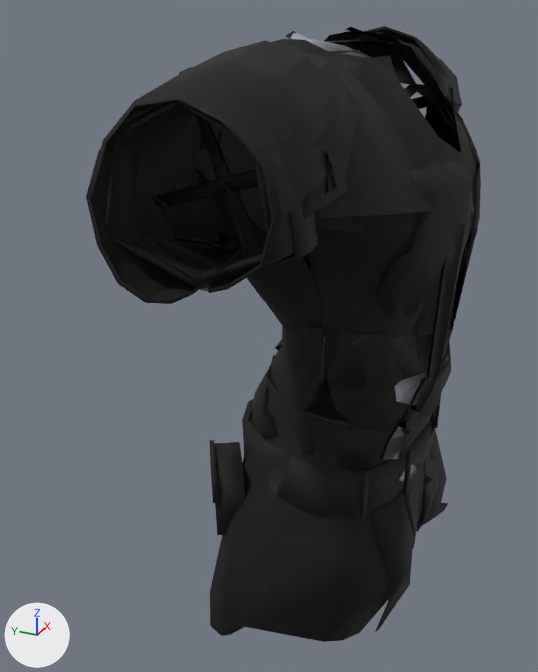
Two versions of the glTF model assets/modeles/armures/porte/armure_cuir.glb, one commit apart.
Both versions are drawn from a camera (50 mm lens) standing at (-1.068, -0.311, 1.63) and looking at (-0.051, 0.146, 1.122). Every picture has the same lights, and +X, +Y and +Z are marked at lower left. The older version comes first. Vertices at exactly the same position are counted once.

Objects in the first picture: 'armure_cuir'.
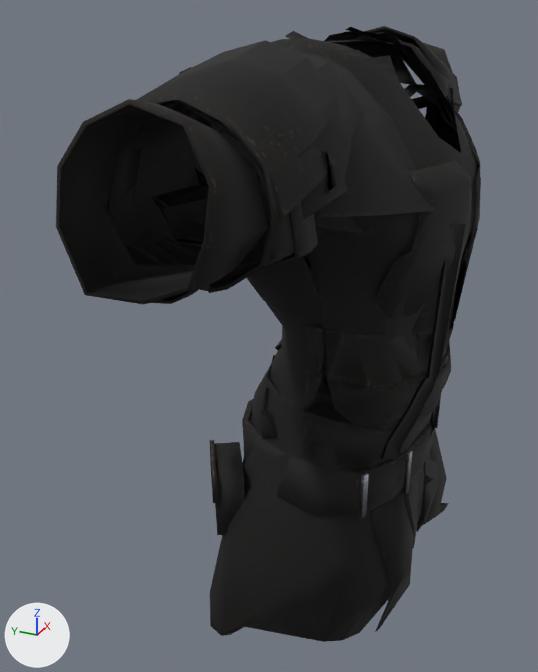
Scene script edits in JSON lines:
```json
{"block": "me_armure_cuir", "where": "# used by ob_armure_cuir; location = (0.0, 0.0, 0.0)"}
{"block": "me_armure_cuir", "where": "# verts and faces of me_armure_cuir; kept vertices keep their numbers, new ones are numbered from 2536"}
{"block": "me_armure_cuir", "where": "# before: 2097 (-0.12, -0.11, 1.083) at pixel (409, 408), 2098 (-0.094, -0.121, 1.064) at pixel (420, 413), 2101 (-0.131, -0.099, 1.056) at pixel (398, 426), 2102 (-0.107, -0.111, 1.036) at pixel (410, 431)"}
{"op": "remove", "block": "me_armure_cuir", "code": "me_armure_cuir.from_pydata(...)  # 2536 vertices, 3834 faces; spans x -0.445..0.443, y -0.154..0.217, z 0.651..1.589"}
{"op": "add", "block": "me_armure_cuir", "code": "me_armure_cuir.from_pydata(...)  # 2636 vertices, 3994 faces; spans x -0.507..0.507, y -0.154..0.217, z 0.651..1.589"}
{"block": "me_armure_cuir", "change": "me_armure_cuir part 1: a new loose piece of 50 vertices spanning x 0.422..0.507, y -0.022..0.176, z 1.355..1.549, in mat_cuir (picture img_armure_cuir)"}
{"block": "me_armure_cuir", "change": "me_armure_cuir part 2: a new loose piece of 50 vertices spanning x -0.507..-0.422, y -0.022..0.176, z 1.355..1.549, in mat_cuir (picture img_armure_cuir)"}
{"block": "me_armure_cuir", "change": "me_armure_cuir part 3"}
{"op": "add", "block": "me_armure_cuir", "code": "delete_faces([(2097, 2098, 2102), (2097, 2102, 2101)])"}
{"op": "add", "block": "me_armure_cuir", "code": "faces += [(2097, 2101, 2102), (2097, 2102, 2098)]  # mat_cuir (picture img_armure_cuir)"}
{"block": "me_armure_cuir", "change": "me_armure_cuir part 4: 3812 kept faces spanning x -0.445..0.443, y -0.154..0.217, z 0.651..1.589 get new texture (UV) coordinates"}
{"block": "me_armure_cuir", "change": "other edits to the shape of me_armure_cuir do not show in these pictures"}
```

Where the change shows, as pixel boxes (x1, y1, x2, y2) in the pictures (538 x 672 px; the box of a moved part takes in the faces that stretch with it):
```json
{"object": "armure_cuir", "change": "reshaped", "before": [86, 26, 481, 642], "after": [56, 26, 481, 642], "on screen": "8% wider"}
{"part": 1, "of": "me_armure_cuir", "change": "added", "after": [424, 43, 452, 70], "on screen": "mostly hidden"}
{"part": 2, "of": "me_armure_cuir", "change": "added", "after": [56, 99, 268, 305]}
{"part": 3, "of": "me_armure_cuir", "change": "moved or reshaped", "before": [399, 409, 420, 431], "after": [399, 409, 420, 431]}
{"part": 4, "of": "me_armure_cuir", "change": "surface changed", "before": [86, 31, 476, 520], "after": [107, 31, 476, 520]}
```
